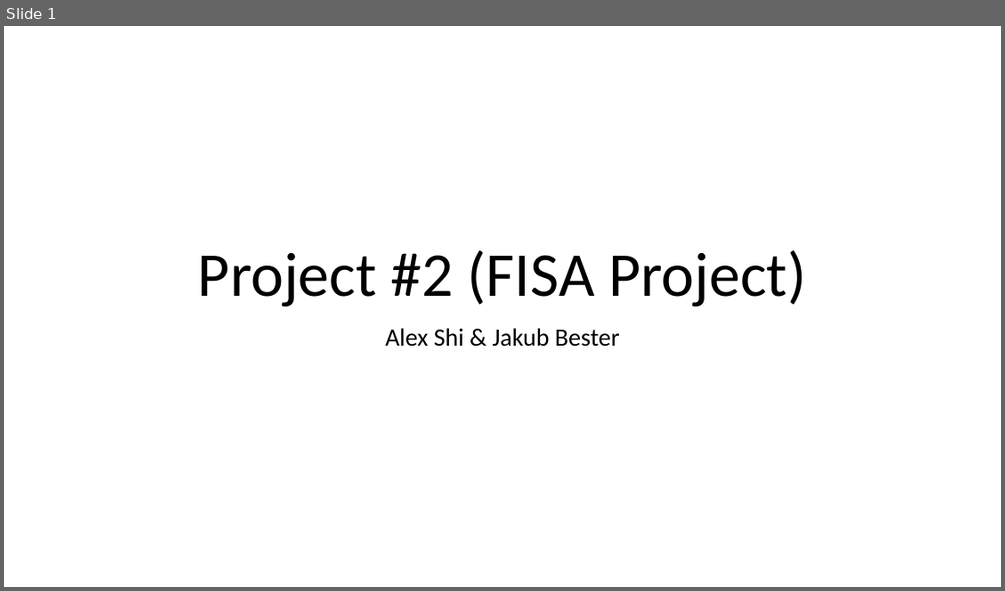
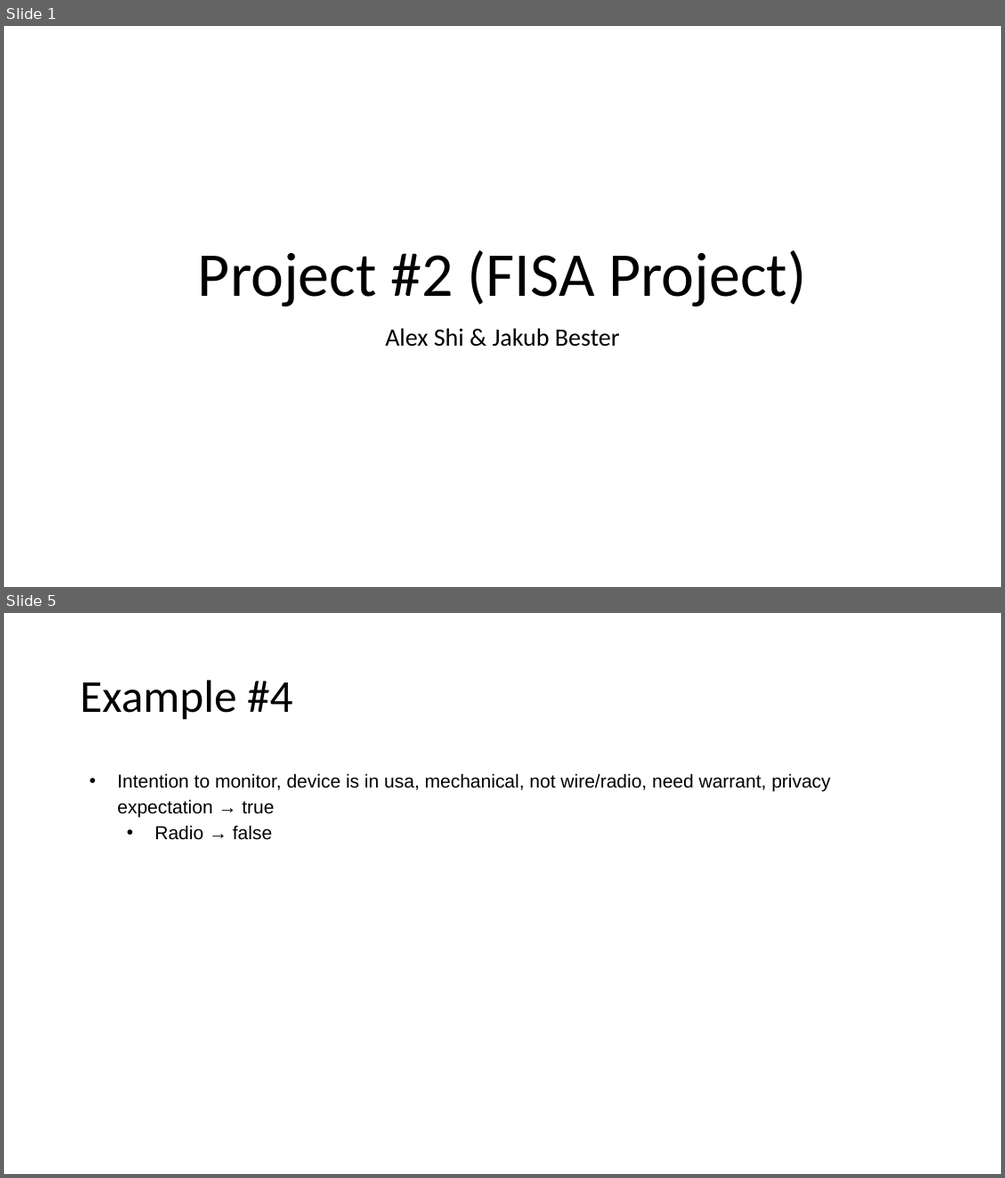
Before and after one commit to jakubbester/fisa-project, a slide deck: Project #2 (FISA Project).pptx. Shown one above the other, each under a label of ours: slide 1 before the commit, slides 1 and 5 after it; the slides between them are not shown. The pictures are 1005x591 and 1005x1178 pixels, drawn with LibreOffice and Linux fonts; fonts in the diff are those of the drawing. Boxes give left, top, right and bottom in pixels: in the first picture for what was removed or moved away, otherwise in the second. Text is boxed around its words. In the diff, an @@ line names an element or a change of style, - is before the commit and + after.

Commit message:
ppt examples)

```diff
--- a/Project #2 (FISA Project).pptx
+++ b/Project #2 (FISA Project).pptx
@@ slide 5 added at box(4, 613, 1001, 1174), background #FFFFFF @@
@@ title added at box(80, 680, 293, 720), 44 pt, text #000000 @@
+Example #4
@@ text added at box(117, 773, 830, 840), 18 pt, text #000000 @@
+• Intention to monitor, device is in usa, mechanical, not wire/radio, need warrant, privacy expectation → true
+  • Radio → false
```
Also in this commit, not shown: 1 other slide changed, 3 other slides added, 4 slides removed.
